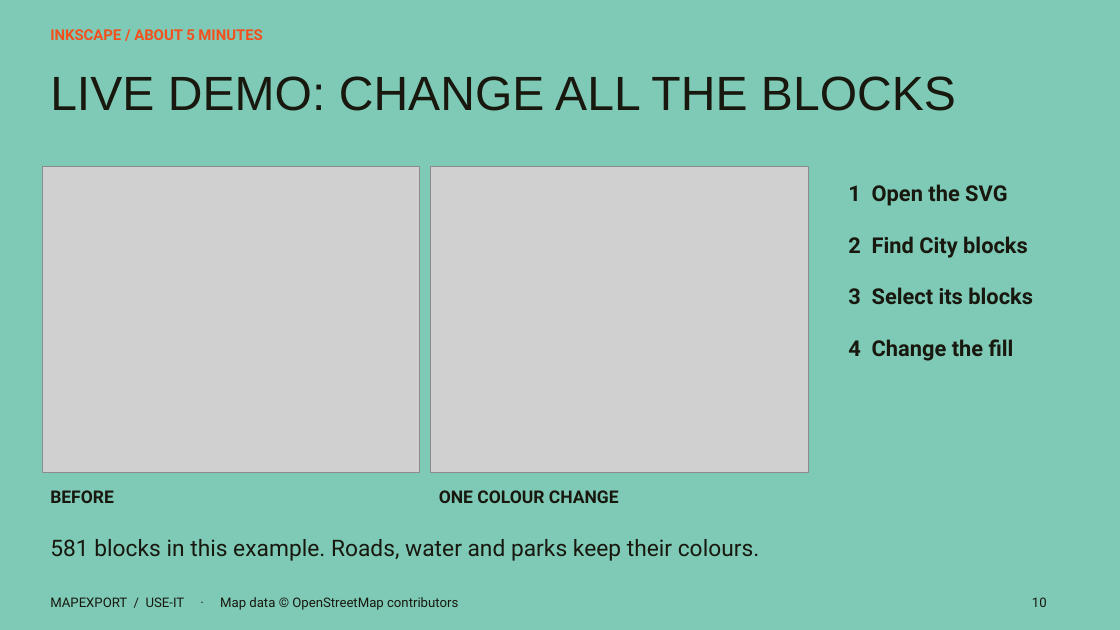
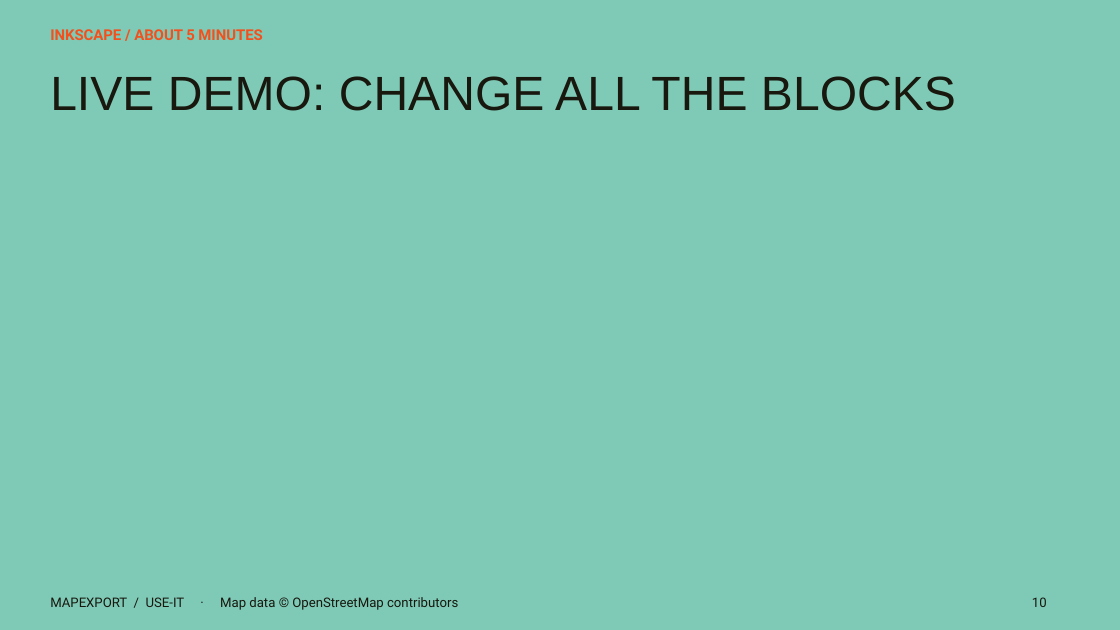
Before and after one commit to shifthappens/MapExport, a slide deck: slide 10 of presentations/mapexport-workshop.pptx. Drawn at 1120x630 pixels with LibreOffice and Linux fonts; fonts in the diff are those of the drawing; grey boxes stand for pictures. Boxes give left, top, right and bottom in pixels: in the first picture for what was removed or moved away, otherwise in the second. Text is boxed around its words. In the diff, an @@ line names an element or a change of style, - is before the commit and + after.

```diff
--- a/presentations/mapexport-workshop.pptx
+++ b/presentations/mapexport-workshop.pptx
@@ picture removed at box(42, 166, 420, 473) @@
@@ picture removed at box(430, 166, 808, 473) @@
@@ text removed at box(848, 184, 1033, 361) @@
-1 Open the SVG
-2 Find City blocks
-3 Select its blocks
-4 Change the fill
@@ text removed at box(50, 490, 114, 503) @@
-BEFORE
@@ text removed at box(439, 490, 619, 503) @@
-ONE COLOUR CHANGE
@@ text removed at box(50, 539, 759, 561) @@
-581 blocks in this example. Roads, water and parks keep their colours.
```
Also in this commit, not shown: 5 other slides changed, 2 slides removed, 1 other file.
